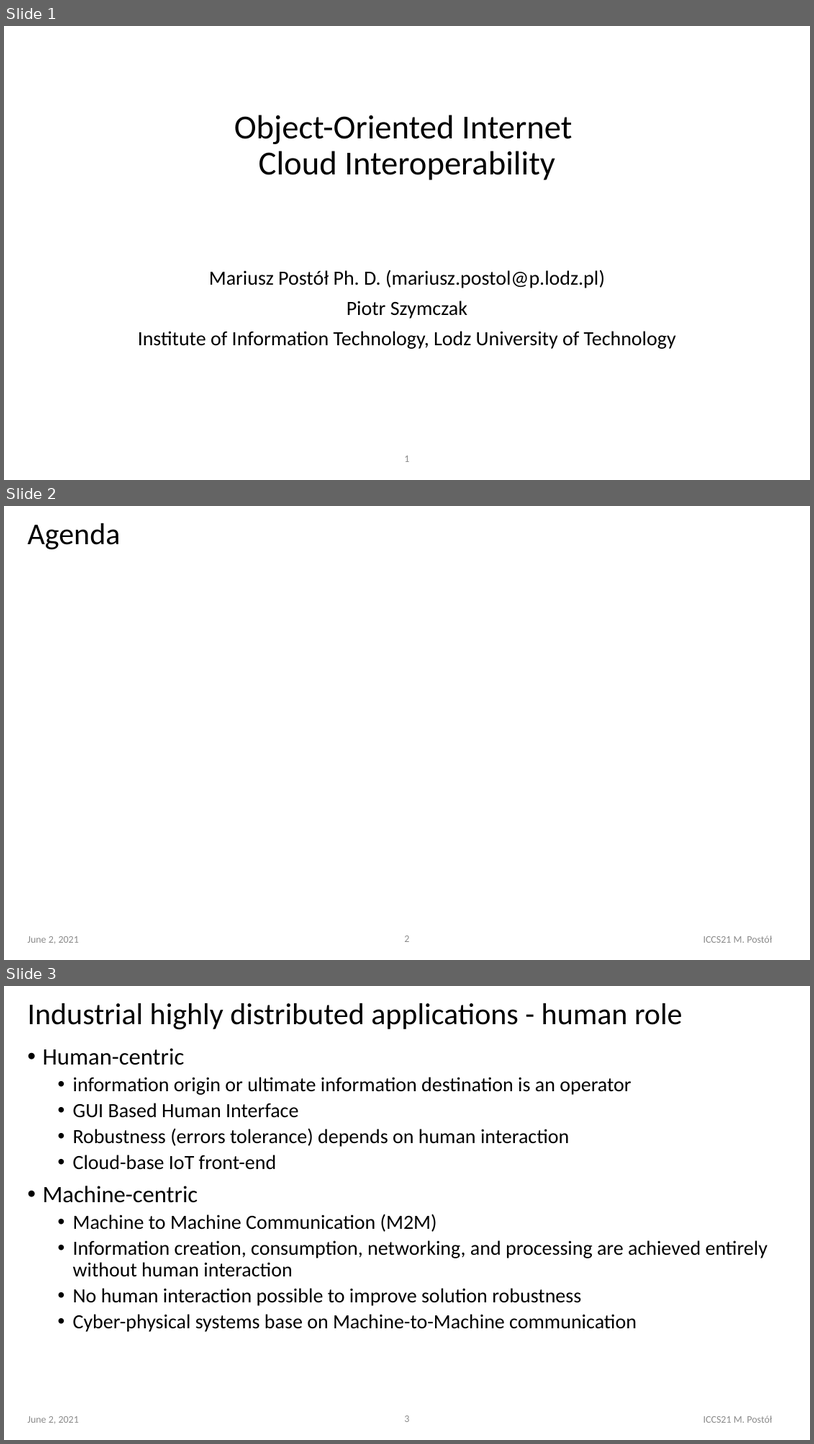
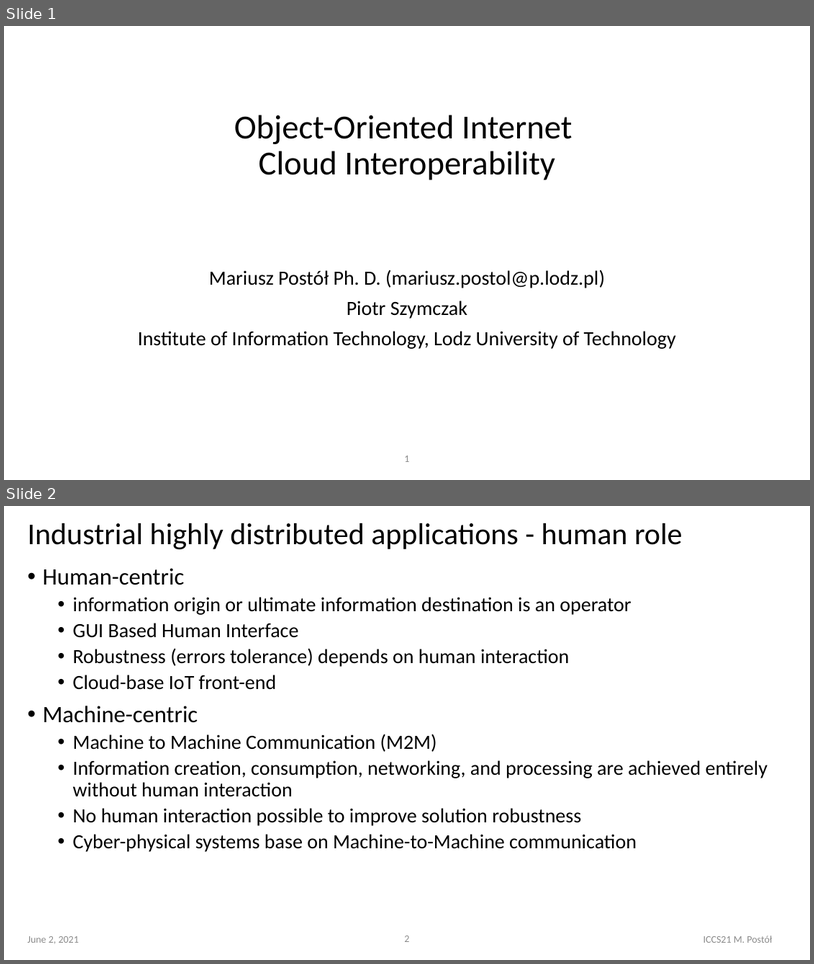
Before and after one commit to it-p-lodz-pl/OOI.Gateway2Azure.Aricle, a slide deck: ICCS21-Conference/OOI-CI-ICCS2021..pptx. Shown one above the other, each under a label of ours: slides 1, 2 and 3 before the commit, slides 1 and 2 after it. The pictures are 814x1444 and 814x964 pixels, drawn with LibreOffice and Linux fonts; fonts in the diff are those of the drawing. Boxes give left, top, right and bottom in pixels: in the first picture for what was removed or moved away, otherwise in the second. Text is boxed around its words. In the diff, an @@ line names an element or a change of style, - is before the commit and + after.

```diff
--- a/ICCS21-Conference/OOI-CI-ICCS2021..pptx
+++ b/ICCS21-Conference/OOI-CI-ICCS2021..pptx
@@ slide 2 removed at [4,506,810,960], background #FFFFFF; not listed: 1 template element that a slide beside it also shows @@
@@ title removed at [28,523,121,550] @@
-Agenda
@@ text removed at [28,936,79,943] @@
-June 2, 2021
@@ text removed at [704,935,772,942] @@
-ICCS21 M. Postół
@@ what was slide 3 is now slide 2 @@
```
Also in this commit, not shown: 2 slides changed, 2 other slides removed, 2 other files.
